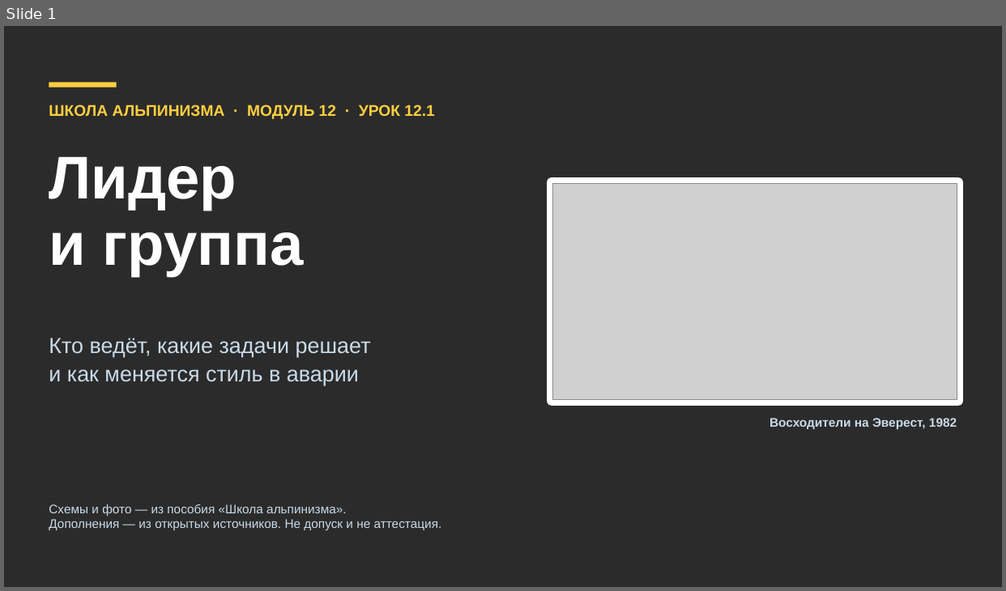
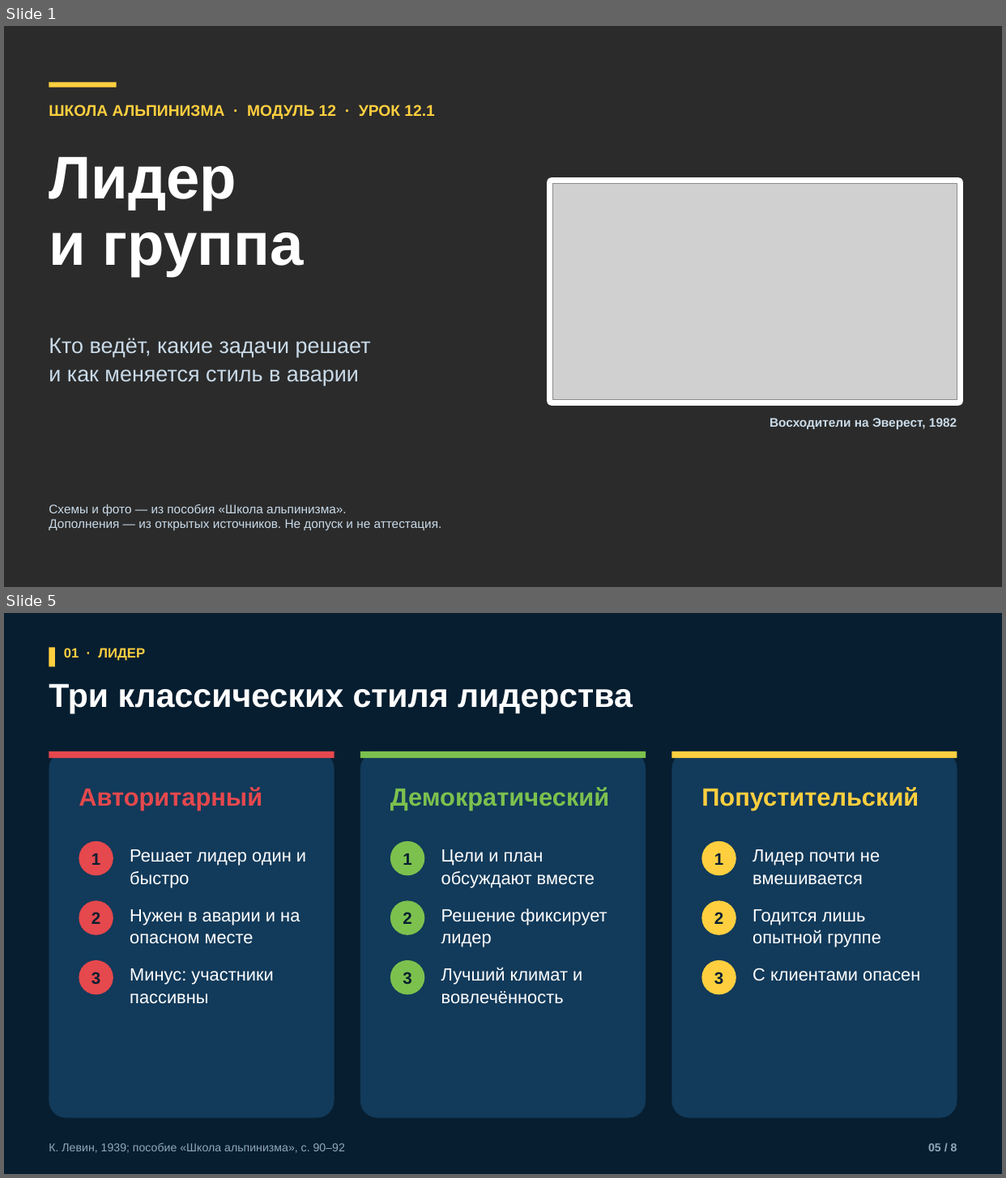
Before and after one commit to kirill54/far-education, a slide deck: presentations/lessons/M12-1_lider.pptx. Shown one above the other, each under a label of ours: slide 1 before the commit, slides 1 and 5 after it; the slides between them are not shown. The pictures are 1006x591 and 1006x1178 pixels, drawn with LibreOffice and Linux fonts; fonts in the diff are those of the drawing; grey boxes stand for pictures; background and template pictures are left out; a plain dark background stands for a picture behind light text. Boxes give left, top, right and bottom in pixels: in the first picture for what was removed or moved away, otherwise in the second. Text is boxed around its words. In the diff, an @@ line names an element or a change of style, - is before the commit and + after.

```diff
--- a/presentations/lessons/M12-1_lider.pptx
+++ b/presentations/lessons/M12-1_lider.pptx
@@ slide 5 added at (4, 613, 1002, 1174), background #071E30 @@
@@ rectangle added at (49, 648, 55, 667), fill #FFCF3F @@
@@ text added at (64, 648, 145, 661), 13 pt, text #FFCF3F, bold @@
+01 · ЛИДЕР
@@ text added at (49, 683, 633, 714), 32 pt, text #FFFFFF, bold @@
+Три классических стиля лидерства
@@ rounded rectangle added at (49, 752, 334, 1118), fill #123A5A @@
@@ rectangle added at (49, 752, 334, 758), fill #E5484D @@
@@ rounded rectangle added at (360, 752, 646, 1118), fill #123A5A @@
@@ rectangle added at (360, 752, 646, 758), fill #7CC14E @@
@@ rounded rectangle added at (671, 752, 957, 1118), fill #123A5A @@
@@ rectangle added at (671, 752, 957, 758), fill #FFCF3F @@
@@ text added at (79, 787, 262, 811), 24 pt, text #E5484D, bold @@
+Авторитарный
@@ text added at (390, 787, 609, 811), 24 pt, text #7CC14E, bold @@
+Демократический
@@ text added at (701, 787, 918, 811), 24 pt, text #FFCF3F, bold @@
+Попустительский
@@ ellipse added at (79, 841, 113, 875), fill #E5484D, 16 pt, text #071E30, bold @@
+1
@@ text added at (130, 850, 306, 888), 17 pt, text #FFFFFF @@
+Решает лидер один и быстро
@@ ellipse added at (390, 841, 424, 875), fill #7CC14E, 16 pt, text #071E30, bold @@
+1
@@ text added at (441, 850, 594, 888), 17 pt, text #FFFFFF @@
+Цели и план обсуждают вместе
@@ ellipse added at (701, 841, 736, 875), fill #FFCF3F, 16 pt, text #071E30, bold @@
+1
@@ text added at (752, 850, 880, 885), 17 pt, text #FFFFFF @@
+Лидер почти не вмешивается
@@ ellipse added at (79, 901, 113, 935), fill #E5484D, 16 pt, text #071E30, bold @@
+2
@@ ellipse added at (390, 901, 424, 935), fill #7CC14E, 16 pt, text #071E30, bold @@
+2
@@ ellipse added at (701, 901, 736, 935), fill #FFCF3F, 16 pt, text #071E30, bold @@
+2
@@ text added at (130, 909, 300, 944), 17 pt, text #FFFFFF @@
+Нужен в аварии и на опасном месте
@@ text added at (441, 909, 607, 948), 17 pt, text #FFFFFF @@
+Решение фиксирует лидер
@@ text added at (752, 909, 881, 948), 17 pt, text #FFFFFF @@
+Годится лишь опытной группе
@@ ellipse added at (79, 960, 113, 995), fill #E5484D, 16 pt, text #071E30, bold @@
+3
@@ text added at (130, 969, 273, 1004), 17 pt, text #FFFFFF @@
+Минус: участники пассивны
@@ ellipse added at (390, 960, 424, 995), fill #7CC14E, 16 pt, text #071E30, bold @@
+3
@@ text added at (441, 967, 582, 1004), 17 pt, text #FFFFFF @@
+Лучший климат и вовлечённость
@@ ellipse added at (701, 960, 736, 995), fill #FFCF3F, 16 pt, text #071E30, bold @@
+3
@@ text added at (752, 968, 920, 982), 17 pt, text #FFFFFF @@
+С клиентами опасен
@@ text added at (49, 1144, 345, 1153), 11 pt, text #8FA8BC @@
+К. Левин, 1939; пособие «Школа альпинизма», с. 90–92
@@ text added at (928, 1144, 957, 1152), 11 pt, text #8FA8BC, bold @@
+05 / 8
```
Also in this commit, not shown: 4 slides changed, 2 other slides added, 10 other files.
